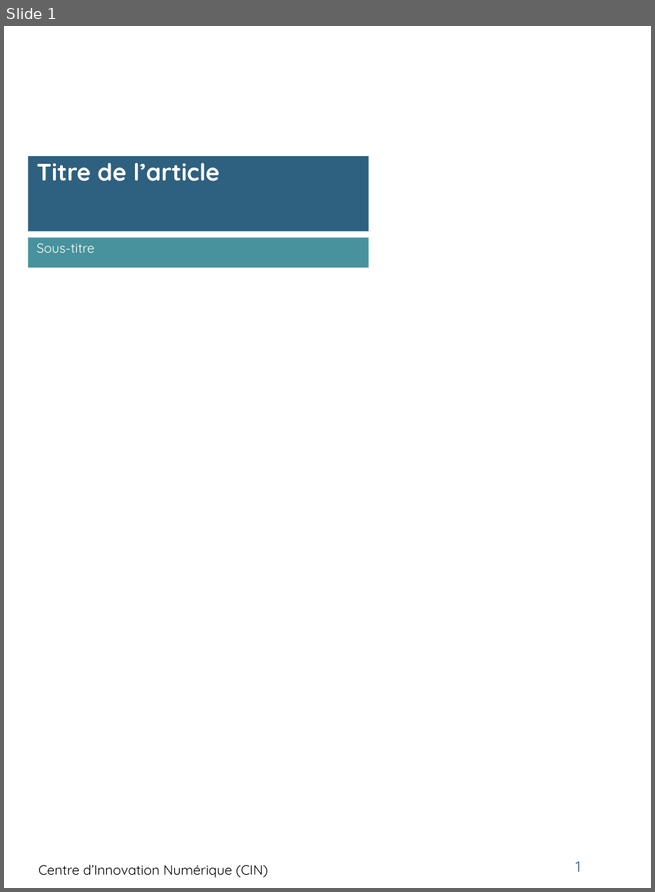
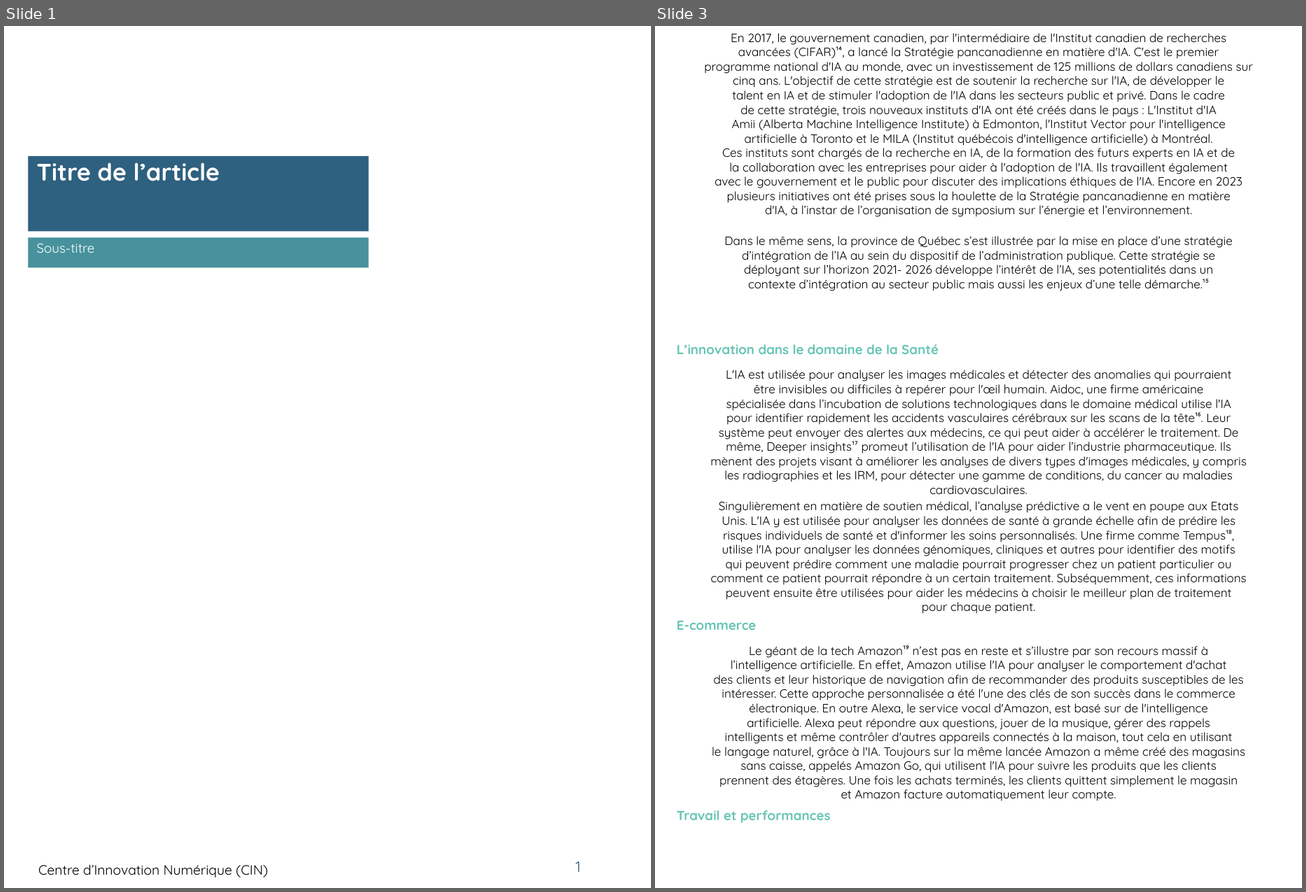
Before and after one commit to Msa360/pptx_template_cin, a slide deck: powerpoints/test.pptx. Shown side by side, each under a label of ours: slide 1 before the commit, slides 1 and 3 after it; the slides between them are not shown. The pictures are 655x892 and 1306x892 pixels, drawn with LibreOffice and Linux fonts; fonts in the diff are those of the drawing; background and template pictures are left out. Boxes give left, top, right and bottom in pixels: in the first picture for what was removed or moved away, otherwise in the second. Text is boxed around its words. In the diff, an @@ line names an element or a change of style, - is before the commit and + after.

```diff
--- a/powerpoints/test.pptx
+++ b/powerpoints/test.pptx
@@ slide 3 added at (655, 26, 1302, 888), background #FFFFFF @@
@@ text added at (704, 33, 1253, 217), 10 pt, text #000000 @@
+En 2017, le gouvernement canadien, par l'intermédiaire de l'Institut canadien de recherches
+avancées (CIFAR)¹⁴, a lancé la Stratégie pancanadienne en matière d'IA. C'est le premier
+programme national d'IA au monde, avec un investissement de 125 millions de dollars canadiens sur
+cinq ans. L'objectif de cette stratégie est de soutenir la recherche sur l'IA, de développer le
+talent en IA et de stimuler l'adoption de l'IA dans les secteurs public et privé. Dans le cadre
+de cette stratégie, trois nouveaux instituts d'IA ont été créés dans le pays : L'Institut d'IA
+Amii (Alberta Machine Intelligence Institute) à Edmonton, l'Institut Vector pour l'intelligence
+artificielle à Toronto et le MILA (Institut québécois d'intelligence artificielle) à Montréal.
+Ces instituts sont chargés de la recherche en IA, de la formation des futurs experts en IA et de
+la collaboration avec les entreprises pour aider à l'adoption de l'IA. Ils travaillent également
+avec le gouvernement et le public pour discuter des implications éthiques de l'IA. Encore en 2023
+plusieurs initiatives ont été prises sous la houlette de la Stratégie pancanadienne en matière
+d'IA, à l’instar de l’organisation de symposium sur l’énergie et l’environnement.
@@ text added at (724, 236, 1233, 291), 10 pt, text #000000 @@
+Dans le même sens, la province de Québec s’est illustrée par la mise en place d’une stratégie
+d’intégration de l’IA au sein du dispositif de l’administration publique. Cette stratégie se
+déployant sur l’horizon 2021- 2026 développe l’intérêt de l’IA, ses potentialités dans un
+contexte d’intégration au secteur public mais aussi les enjeux d’une telle démarche.¹⁵
@@ text added at (677, 344, 939, 354), 11 pt, text #67C5B4, bold @@
+L’innovation dans le domaine de la Santé
@@ text added at (710, 370, 1247, 494), 10 pt, text #000000 @@
+L'IA est utilisée pour analyser les images médicales et détecter des anomalies qui pourraient
+être invisibles ou difficiles à repérer pour l'œil humain. Aidoc, une firme américaine
+spécialisée dans l’incubation de solutions technologiques dans le domaine médical utilise l'IA
+pour identifier rapidement les accidents vasculaires cérébraux sur les scans de la tête¹⁶. Leur
+système peut envoyer des alertes aux médecins, ce qui peut aider à accélérer le traitement. De
+même, Deeper insights¹⁷ promeut l’utilisation de l'IA pour aider l’industrie pharmaceutique. Ils
+mènent des projets visant à améliorer les analyses de divers types d'images médicales, y compris
+les radiographies et les IRM, pour détecter une gamme de conditions, du cancer au maladies
+cardiovasculaires.
@@ text added at (711, 501, 1246, 614), 10 pt, text #000000 @@
+Singulièrement en matière de soutien médical, l’analyse prédictive a le vent en poupe aux Etats
+Unis. L'IA y est utilisée pour analyser les données de santé à grande échelle afin de prédire les
+risques individuels de santé et d'informer les soins personnalisés. Une firme comme Tempus¹⁸,
+utilise l'IA pour analyser les données génomiques, cliniques et autres pour identifier des motifs
+qui peuvent prédire comment une maladie pourrait progresser chez un patient particulier ou
+comment ce patient pourrait répondre à un certain traitement. Subséquemment, ces informations
+peuvent ensuite être utilisées pour aider les médecins à choisir le meilleur plan de traitement
+pour chaque patient.
@@ text added at (677, 621, 757, 630), 11 pt, text #67C5B4, bold @@
+E-commerce
@@ text added at (712, 646, 1245, 802), 10 pt, text #000000 @@
+Le géant de la tech Amazon¹⁹ n’est pas en reste et s’illustre par son recours massif à
+l’intelligence artificielle. En effet, Amazon utilise l'IA pour analyser le comportement d'achat
+des clients et leur historique de navigation afin de recommander des produits susceptibles de les
+intéresser. Cette approche personnalisée a été l'une des clés de son succès dans le commerce
+électronique. En outre Alexa, le service vocal d'Amazon, est basé sur de l'intelligence
+artificielle. Alexa peut répondre aux questions, jouer de la musique, gérer des rappels
+intelligents et même contrôler d'autres appareils connectés à la maison, tout cela en utilisant
+le langage naturel, grâce à l'IA. Toujours sur la même lancée Amazon a même créé des magasins
+sans caisse, appelés Amazon Go, qui utilisent l'IA pour suivre les produits que les clients
+prennent des étagères. Une fois les achats terminés, les clients quittent simplement le magasin
+et Amazon facture automatiquement leur compte.
@@ text added at (677, 811, 831, 823), 11 pt, text #67C5B4, bold @@
+Travail et performances
```
Also in this commit, not shown: 3 other slides added, 2 slides removed, 8 other files.
